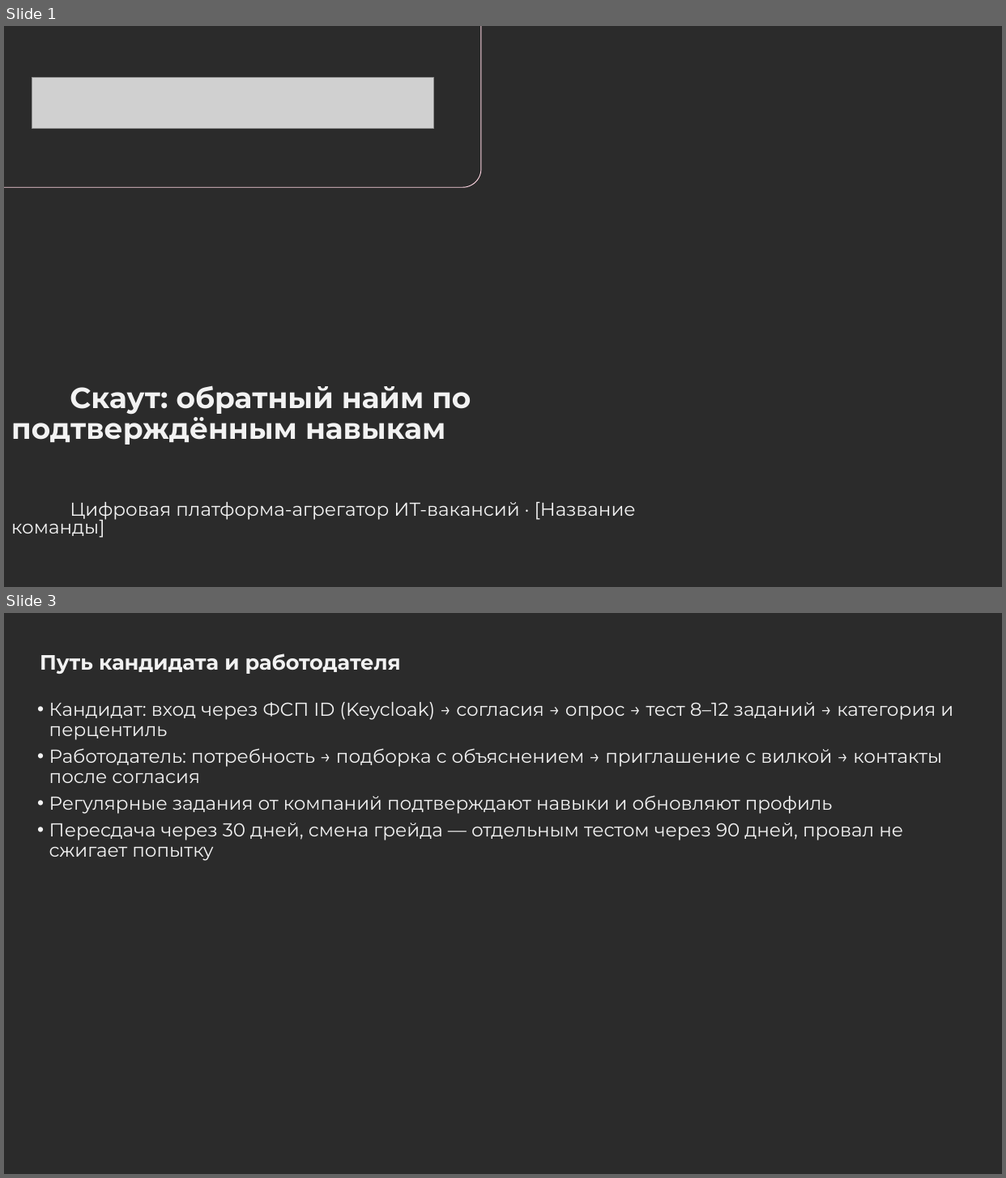
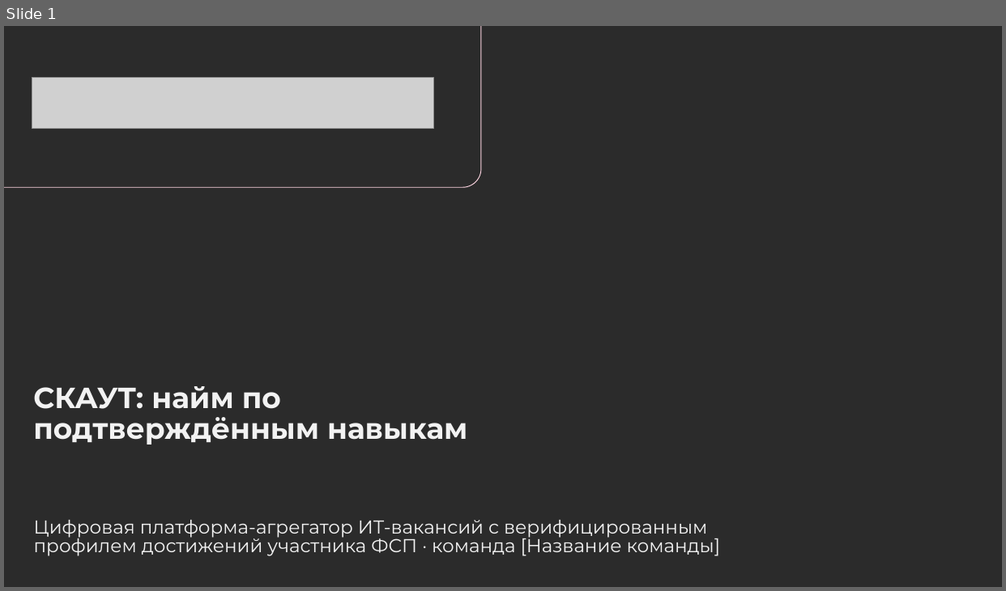
Before and after one commit to Egor2809/fsp-scout, a slide deck: docs/scout-presentation.pptx. Shown one above the other, each under a label of ours: slides 1 and 3 before the commit, slide 1 after it; the slides between them are not shown. The pictures are 1006x1178 and 1006x591 pixels, drawn with LibreOffice and Linux fonts; fonts in the diff are those of the drawing; grey boxes stand for pictures; background and template pictures are left out; a plain dark background stands for a picture behind light text. Boxes give left, top, right and bottom in pixels: in the first picture for what was removed or moved away, otherwise in the second. Text is boxed around its words. In the diff, an @@ line names an element or a change of style, - is before the commit and + after.

```diff
--- a/docs/scout-presentation.pptx
+++ b/docs/scout-presentation.pptx
@@ slide 3 removed at bbox=[4, 613, 1002, 1174], background picture (left out) @@
@@ title removed at bbox=[40, 653, 401, 674] @@
-Путь кандидата и работодателя
@@ text removed at bbox=[49, 702, 953, 861] @@
-• Кандидат: вход через ФСП ID (Keycloak) → согласия → опрос → тест 8–12 заданий → категория и перцентиль
-• Работодатель: потребность → подборка с объяснением → приглашение с вилкой → контакты после согласия
-• Регулярные задания от компаний подтверждают навыки и обновляют профиль
-• Пересдача через 30 дней, смена грейда — отдельным тестом через 90 дней, провал не сжигает попытку
@@ slide 1 changed as well @@
@@ title at bbox=[33, 386, 467, 445]: text changed @@
-Скаут: обратный найм по подтверждённым навыкам
+СКАУТ: найм по подтверждённым навыкам
@@ text at bbox=[34, 520, 720, 557]: text changed @@
-Цифровая платформа-агрегатор ИТ-вакансий · [Название команды]
+Цифровая платформа-агрегатор ИТ-вакансий с верифицированным профилем достижений участника ФСП · команда [Название команды]
```
Also in this commit, not shown: 2 other slides changed, 12 slides added, 7 other slides removed, 2 other files.
